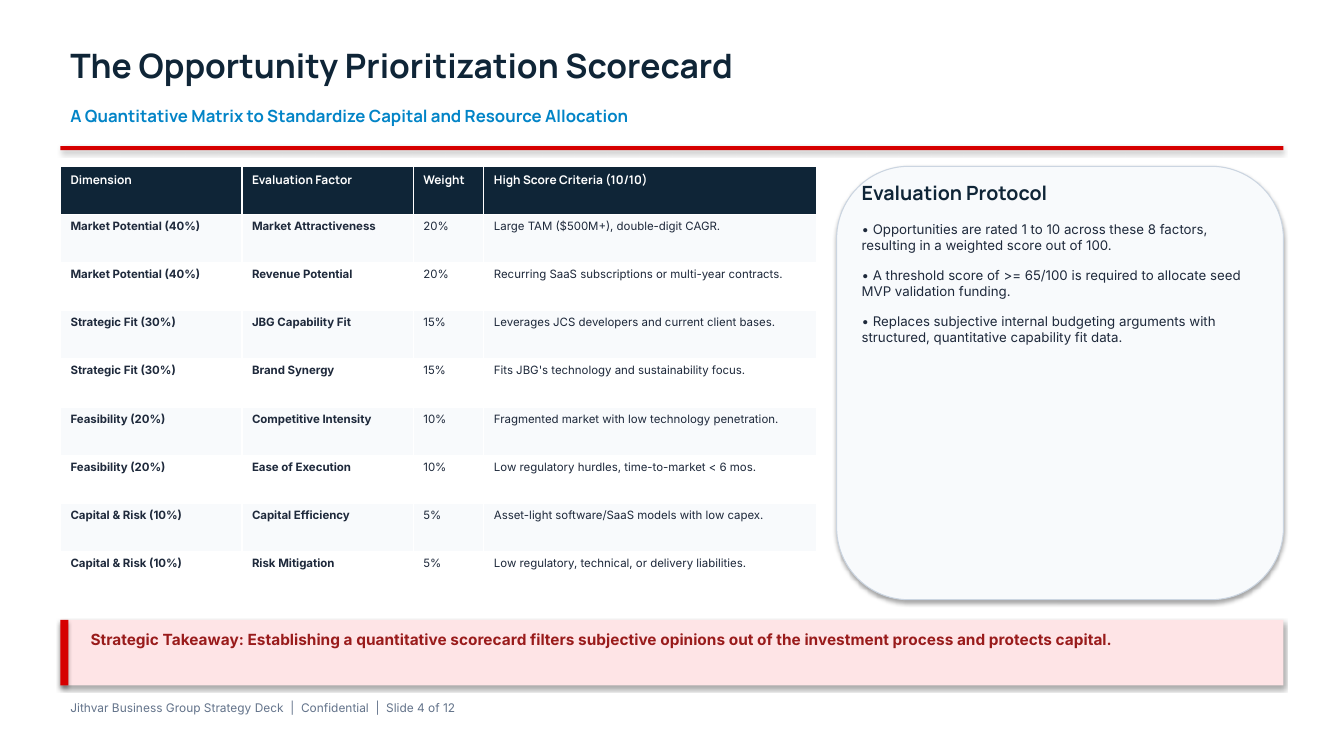
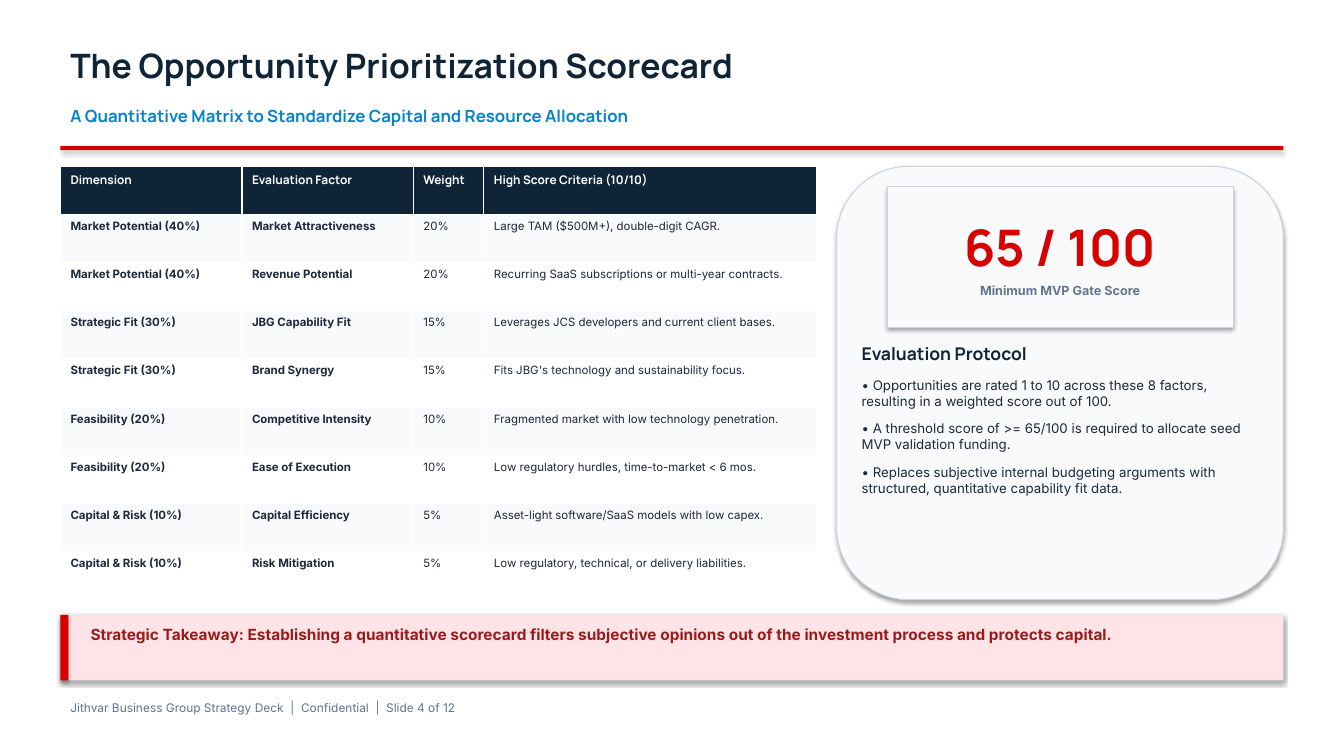
Before and after one commit to parikhniket655/JGB, a slide deck: slide 4 of documents/1_pitch_deck.pptx. Drawn at 1344x756 pixels with LibreOffice and Linux fonts; fonts in the diff are those of the drawing. Boxes give left, top, right and bottom in pixels: in the first picture for what was removed or moved away, otherwise in the second. Text is boxed around its words. In the diff, an @@ line names an element or a change of style, - is before the commit and + after.

```diff
--- a/documents/1_pitch_deck.pptx
+++ b/documents/1_pitch_deck.pptx
@@ rectangle added at <box>887,187,1233,328</box>, fill #F8FAFC, outline #CBD5E1 0.75 pt, 9 pt, text #64748B, bold @@
+65 / 100
+Minimum MVP Gate Score
@@ text "Evaluation Protocol": place and size @@
-text "Evaluation Protocol" at <box>862,224,1241,345</box>
+text "Evaluation Protocol" at <box>862,347,1241,496</box>
@@ text "Evaluation Protocol" at <box>862,347,1241,496</box>: size 14 to 12.5 pt in "Evaluation Protocol"; less space between paragraphs @@
@@ 2 rectangles, 1 text: place and size @@
-2 rectangles, 1 text at <box>60,620,1284,686</box>
+2 rectangles, 1 text at <box>60,615,1284,681</box>
```
Also in this commit, not shown: 10 other slides changed, 1 other file.
